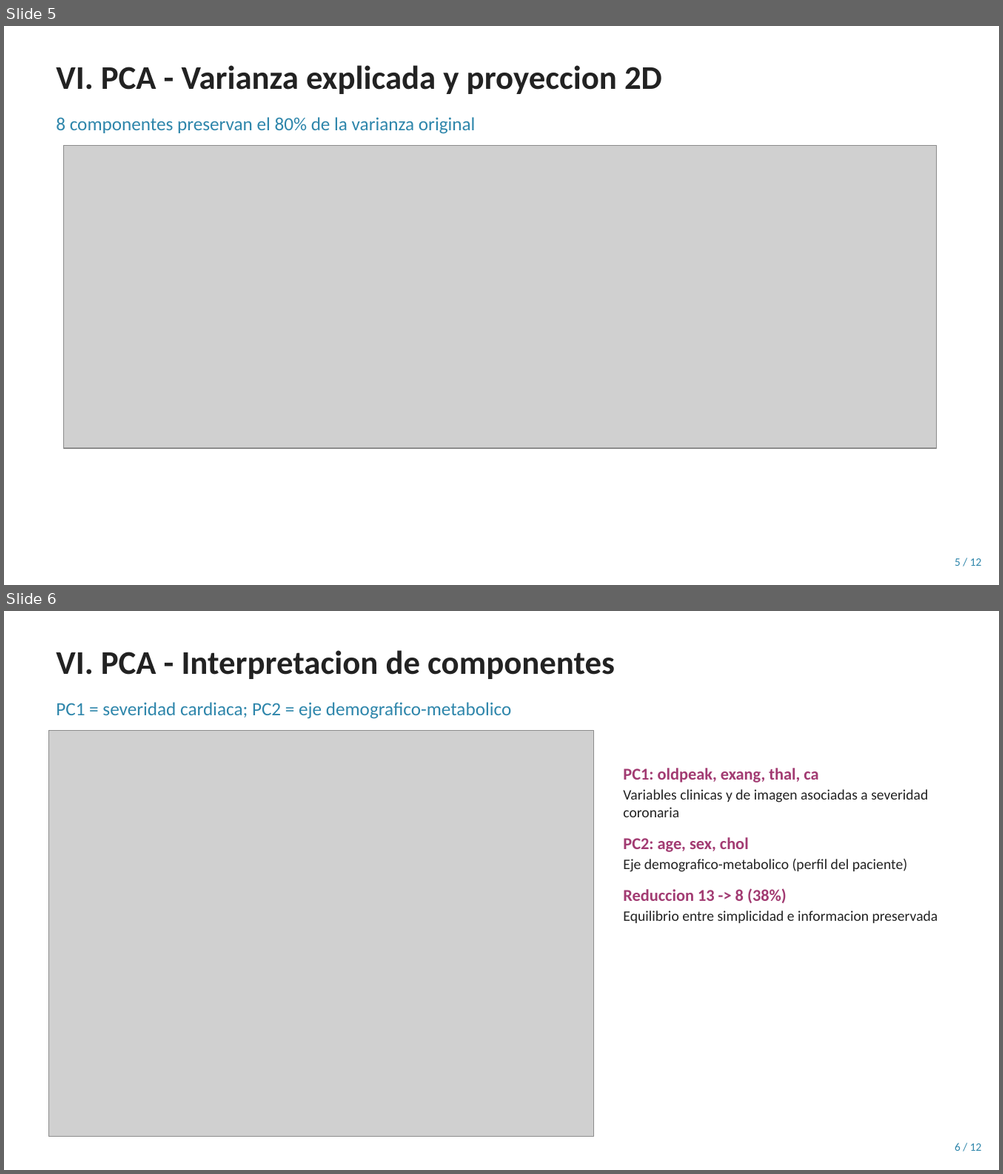
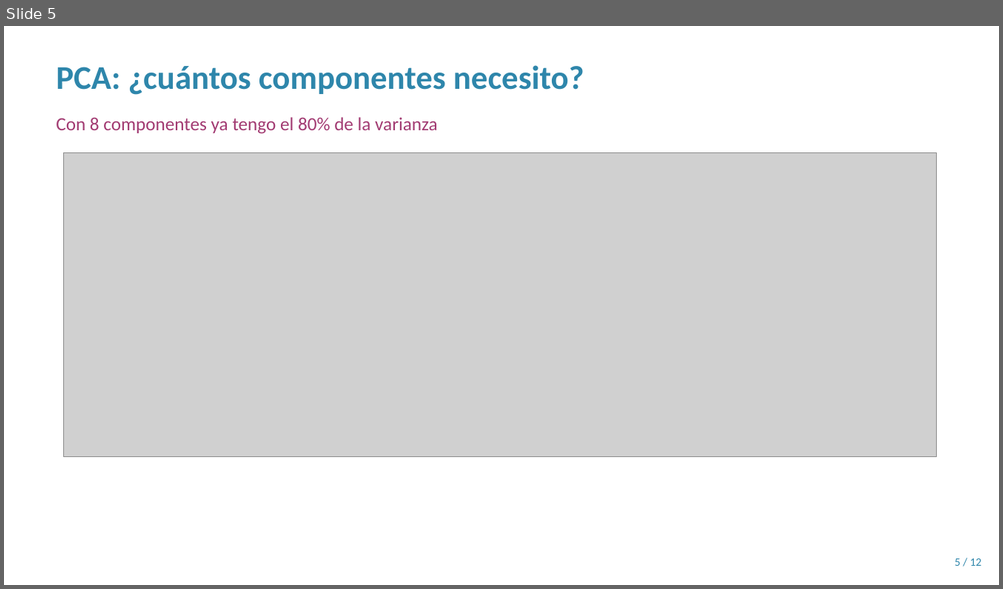
Before and after one commit to JAAM010/seminario-datos-heart-disease, a slide deck: Entregable2/Presentacion_Sustentacion.pptx. Shown one above the other, each under a label of ours: slides 5 and 6 before the commit, slide 5 after it. The pictures are 1003x1174 and 1003x589 pixels, drawn with LibreOffice and Linux fonts; fonts in the diff are those of the drawing; grey boxes stand for pictures. Boxes give left, top, right and bottom in pixels: in the first picture for what was removed or moved away, otherwise in the second. Text is boxed around its words. In the diff, an @@ line names an element or a change of style, - is before the commit and + after.

```diff
--- a/Entregable2/Presentacion_Sustentacion.pptx
+++ b/Entregable2/Presentacion_Sustentacion.pptx
@@ slide 6 removed at bbox=[4, 611, 999, 1170], background #FFFFFF @@
@@ text removed at bbox=[56, 650, 614, 679] @@
-VI. PCA - Interpretacion de componentes
@@ text removed at bbox=[56, 702, 511, 719] @@
-PC1 = severidad cardiaca; PC2 = eje demografico-metabolico
@@ picture removed at bbox=[48, 730, 594, 1137] @@
@@ text removed at bbox=[623, 768, 938, 923] @@
-PC1: oldpeak, exang, thal, ca
-Variables clinicas y de imagen asociadas a severidad coronaria
-PC2: age, sex, chol
-Eje demografico-metabolico (perfil del paciente)
-Reduccion 13 -> 8 (38%)
-Equilibrio entre simplicidad e informacion preservada
@@ text removed at bbox=[954, 1143, 982, 1151] @@
-6 / 12
@@ slide 5 changed as well @@
@@ text at bbox=[56, 65, 584, 95]: text changed; text colour #222222 to #2E86AB @@
-VI. PCA - Varianza explicada y proyeccion 2D
+PCA: ¿cuántos componentes necesito?
@@ text at bbox=[56, 117, 438, 134]: text changed; text colour #2E86AB to #A23B72 @@
-8 componentes preservan el 80% de la varianza original
+Con 8 componentes ya tengo el 80% de la varianza
@@ picture: place and size @@
-picture at bbox=[64, 145, 936, 449]
+picture at bbox=[64, 153, 936, 457]
```
Also in this commit, not shown: 7 other slides changed, 4 slides added, 3 other slides removed.
